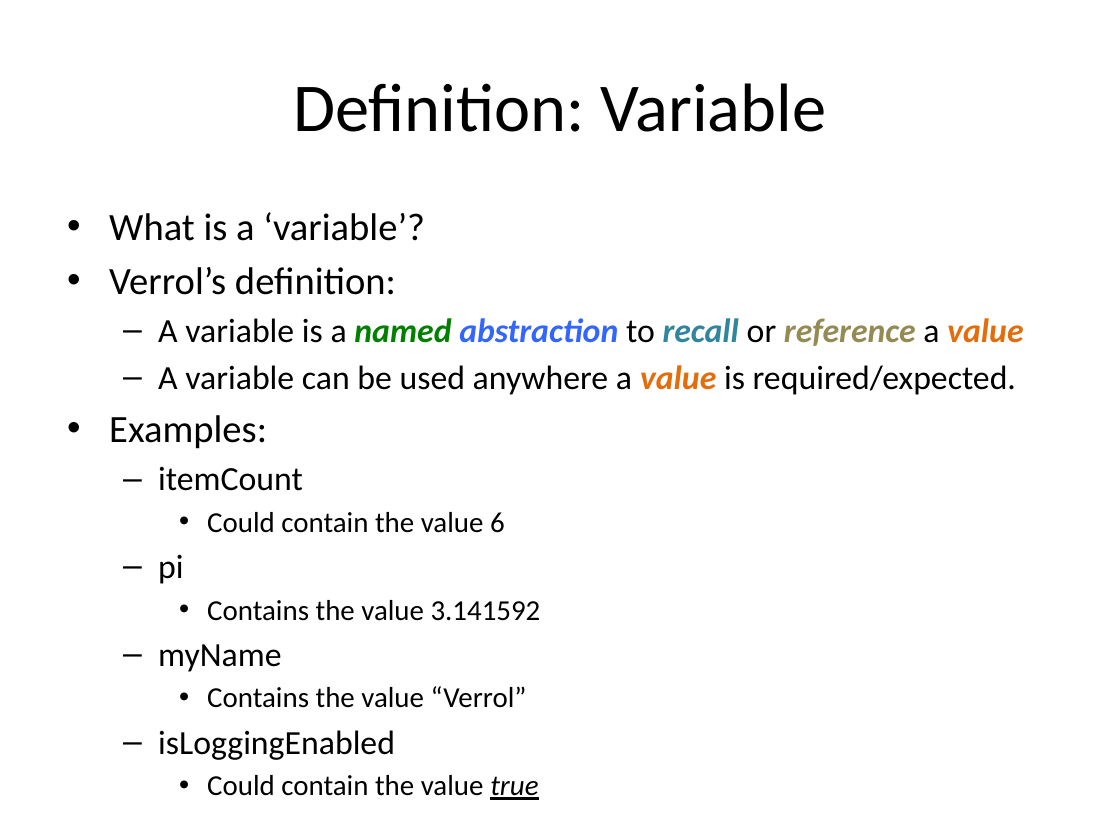
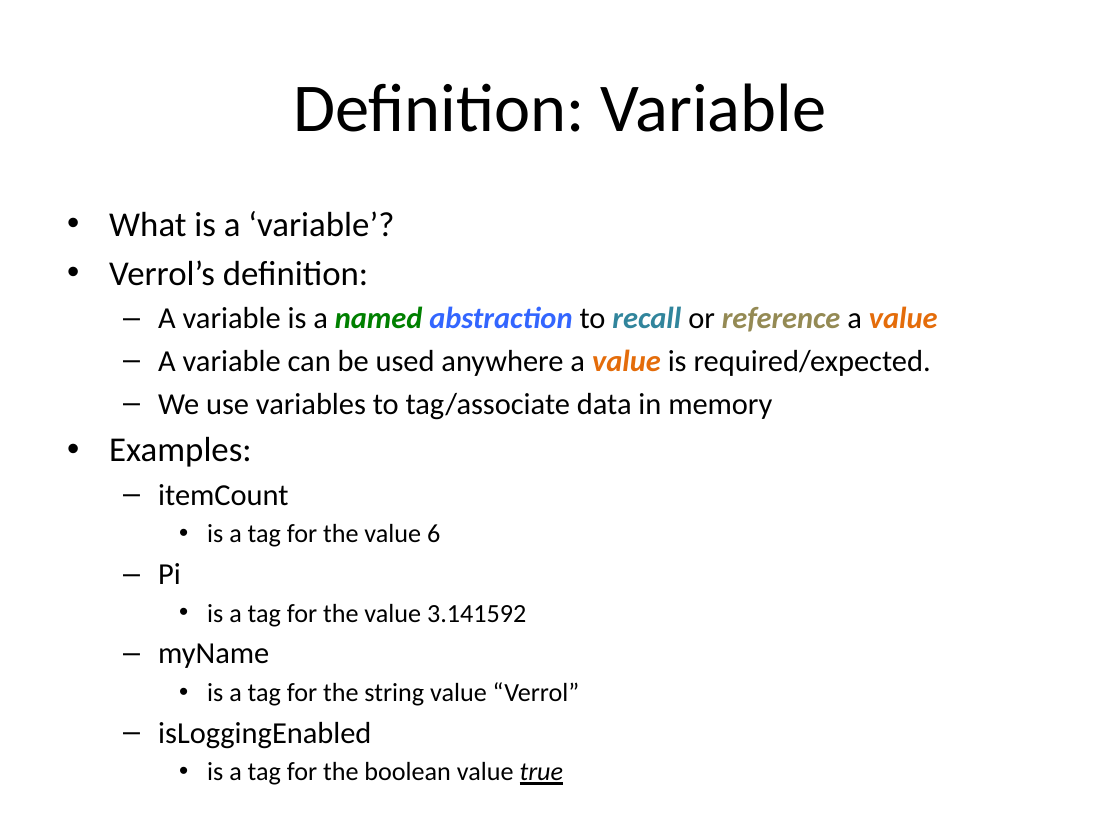
Before and after one commit to xiliax/go-lang-programming, a slide deck: slide 75 of doc/Go-Lang-Programming.pptx (slide 62 before the commit). Drawn at 1120x840 pixels with LibreOffice and Linux fonts; fonts in the diff are those of the drawing. Boxes give left, top, right and bottom in pixels: in the first picture for what was removed or moved away, otherwise in the second. Text is boxed around its words. In the diff, an @@ line names an element or a change of style, - is before the commit and + after.

Commit message:
c02s04 - Data and Data Types - Updated docs, slides, and code sample.

```diff
--- a/doc/Go-Lang-Programming.pptx
+++ b/doc/Go-Lang-Programming.pptx
@@ text at (x1=109, y1=211, x2=938, y2=749): size 24.8 to 22.4 pt in "What is a ‘variable’?", "Verrol’s definition:", "Examples:"; size 21.7 to 19.6 pt in "A variable is a named abstraction to ...", "A variable can be used anywhere a ...", "itemCount", "myName" and 1 more places @@
@@ text at (x1=158, y1=393, x2=772, y2=420): paragraph added @@
+  – We use variables to tag/associate data in memory
@@ text at (x1=158, y1=524, x2=526, y2=627): text changed; size 18.6 to 16.8 pt @@
-    • Could contain the value 6
-  – pi
-    • Contains the value 3.141592
+    • is a tag for the value 6
+  – Pi
+    • is a tag for the value 3.141592
@@ text at (x1=207, y1=682, x2=580, y2=706): text changed; size 18.6 to 16.8 pt @@
-    • Contains the value “Verrol”
+    • is a tag for the string value “Verrol”
@@ text at (x1=207, y1=762, x2=564, y2=785): text changed; size 18.6 to 16.8 pt @@
-    • Could contain the value true
+    • is a tag for the boolean value true
```
Also in this commit, not shown: 5 other slides changed, 14 slides added, 20 other files.
